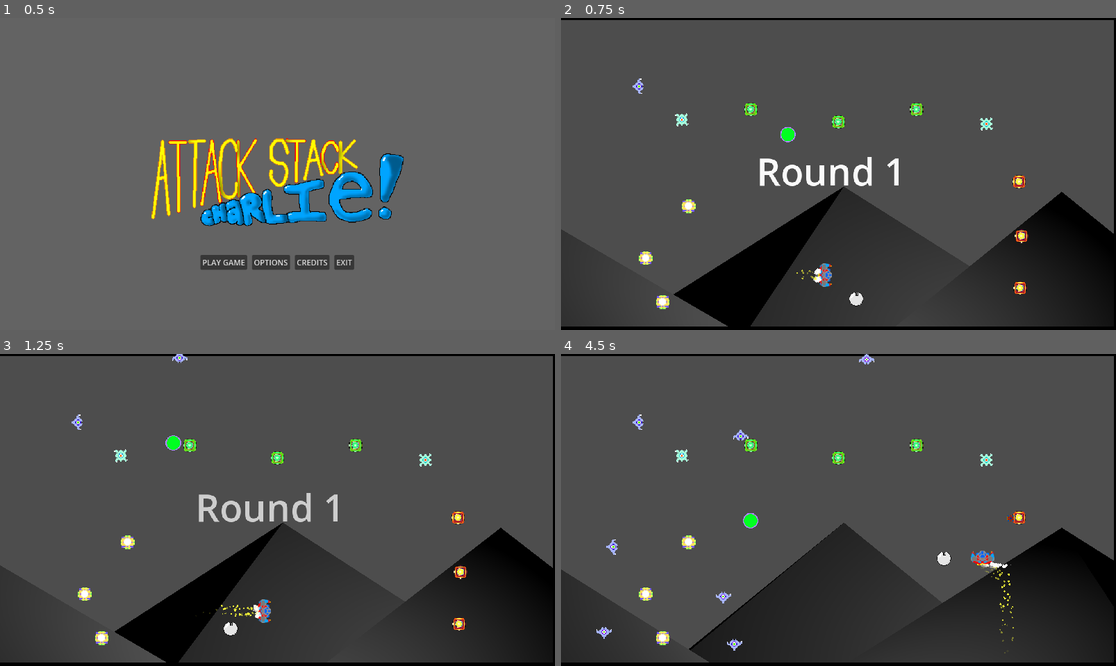
Above: before the commit, frames 1-4 (two rows, left to right).
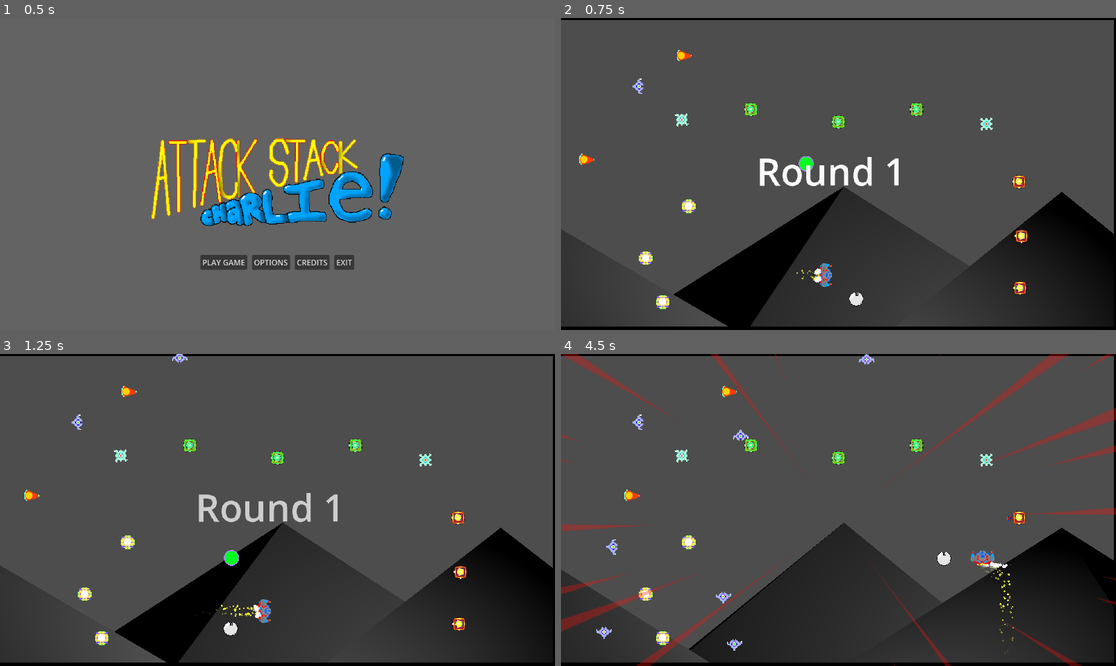
Above: after the commit, the same moments.

Repository: gamkedo-la/AttackStackCharlie
Game: Godot game, scene res://UI/MainMenu/main_menu.tscn
Same seed, same stepped clock (60 frames per second), same inputs: the game is played once before the commit and once after it. Sound files missing from this copy of the repository are replaced by a short silence.
Inputs:
- Up to frame 1 (0.5 s): no input
- Up to frame 2 (0.75 s): click "PLAY GAME" at 0.5 s
- Up to frame 3 (1.25 s): no input
- Up to frame 4 (4.5 s): hold D (move right) 1.28-2.03 s; hold Space (shoot) 1.28-2.03 s; hold S (move down) 2.03-2.78 s; tap Space (shoot) at 2.1, 3.6 s; hold D (move right) 2.78-3.53 s; hold Space (shoot) 2.78-3.53 s; hold W (move up) 3.53-4.28 s; hold A (move left) from 4.28 s (still down); hold Space (shoot) from 4.28 s (still down)

Frame 1 is identical in both runs. In frame 2, 0.3% of the frame differs, in the area x 3-46%, y 10-50%; in frame 3, 0.3%; in frame 4, 3.6%, in the area x 0-100%, y 0-100%.

Commit message:
New rusher chase enemy, fixed bug I added to circler while generalizing player position lookup

Diff:
--- a/Enemies/EvilCircler.gd
+++ b/Enemies/EvilCircler.gd
@@ -3,7 +3,6 @@
 const ROTATE_SPEED = 0.2
 const CIRCLE_DISTANCE = 300
 
-var playerPos
 var circlePercent = 0
 var inRangeOfTarget
 var targetPos = Vector2()
@@ -13,7 +12,7 @@
 	player_node.connect("player_moved", Callable(self, "_on_player_moved"))
 
 func _on_player_moved(new_position):
-	playerPos = new_position
+	targetPos = new_position
 
 func _process(delta):
 	var rotationAmount = circlePercent * TAU
--- /dev/null
+++ b/Enemies/EvilRusher.gd
@@ -0,0 +1,33 @@
+extends "res://Enemies/Enemy.gd"
+
+@export var rusherSpritePath: NodePath
+@onready var rusherSprite = get_node(rusherSpritePath) as Node2D
+
+const HUNT_SPEED = 25
+const RUSH_SPEED = 95
+const RUSH_DISTANCE = 200
+
+var targetPos = Vector2()
+var lastMovingVec = Vector2.RIGHT
+
+func _ready():
+	var player_node = get_tree().current_scene.get_node("Player")
+	player_node.connect("player_moved", Callable(self, "_on_player_moved"))
+
+func _on_player_moved(new_position):
+	targetPos = new_position
+
+func _process(delta):
+	var distToPlayer = global_position.distance_to(targetPos)
+
+	if distToPlayer <= RUSH_DISTANCE:
+		lastMovingVec = (targetPos-global_position).normalized();
+		global_position += lastMovingVec * delta * RUSH_SPEED
+		rusherSprite.rotation = lastMovingVec.angle()
+	else:
+		global_position += lastMovingVec * delta * HUNT_SPEED
+	pass
+
+func _on_visible_on_screen_notifier_2d_screen_exited():
+	queue_free()
+	pass
--- /dev/null
+++ b/Enemies/EvilRusher.tscn
@@ -0,0 +1,32 @@
+[gd_scene load_steps=5 format=3 uid="uid://b87ldi225us4h"]
+
+[ext_resource type="Script" path="res://Enemies/EvilRusher.gd" id="1_nb0f4"]
+[ext_resource type="Texture2D" uid="uid://bs0tbbshykfps" path="res://Enemies/EvilRusher.png" id="2_20xwc"]
+
+[sub_resource type="CircleShape2D" id="CircleShape2D_cio05"]
+radius = 9.0
+
+[sub_resource type="CircleShape2D" id="CircleShape2D_hrx8h"]
+radius = 18.0278
+
+[node name="EvilRusher" type="Area2D"]
+collision_layer = 2
+script = ExtResource("1_nb0f4")
+rusherSpritePath = NodePath("EvilRusher")
+
+[node name="CollisionShape2D" type="CollisionShape2D" parent="."]
+shape = SubResource("CircleShape2D_cio05")
+
+[node name="ProjectileDetector" type="Area2D" parent="." groups=["hitbox"]]
+
+[node name="CollisionShape2D" type="CollisionShape2D" parent="ProjectileDetector"]
+shape = SubResource("CircleShape2D_hrx8h")
+
+[node name="VisibleOnScreenNotifier2D" type="VisibleOnScreenNotifier2D" parent="."]
+
+[node name="EvilRusher" type="Sprite2D" parent="."]
+position = Vector2(2.08165e-12, 2.08165e-12)
+texture = ExtResource("2_20xwc")
+
+[connection signal="area_entered" from="ProjectileDetector" to="." method="_on_projectile_detector_area_entered"]
+[connection signal="screen_exited" from="VisibleOnScreenNotifier2D" to="." method="_on_visible_on_screen_notifier_2d_screen_exited"]
--- a/Levels/MainPlay.tscn
+++ b/Levels/MainPlay.tscn
@@ -23,6 +23,7 @@
 [ext_resource type="PackedScene" uid="uid://cfc6nu2yaw6cd" path="res://Enemies/EvilSlider.tscn" id="19_vgg0c"]
 [ext_resource type="PackedScene" uid="uid://cmeqeaa4jto17" path="res://Feedback VFX/ScreenEffects/ScreenDamage/screen_damage_fx.tscn" id="21_0ohrw"]
 [ext_resource type="PackedScene" uid="uid://ctoiuwlmdykfy" path="res://Player/playerdrone.tscn" id="23_v43me"]
+[ext_resource type="PackedScene" uid="uid://b87ldi225us4h" path="res://Enemies/EvilRusher.tscn" id="24_y3ag5"]
 
 [sub_resource type="AudioStreamRandomizer" id="AudioStreamRandomizer_hpqqt"]
 random_pitch = 1.5
@@ -202,3 +203,9 @@
 
 [node name="Playerdrone" parent="." instance=ExtResource("23_v43me")]
 position = Vector2(526, 392)
+
+[node name="EvilRusher" parent="." instance=ExtResource("24_y3ag5")]
+position = Vector2(50, 293)
+
+[node name="EvilRusher2" parent="." instance=ExtResource("24_y3ag5")]
+position = Vector2(252, 77)
Binary file added: Enemies/EvilRusher.png
Not shown, added: Enemies/EvilRusher.png.import
Not shown: 1 places in Levels/MainPlay.tscn that only renumber resources
